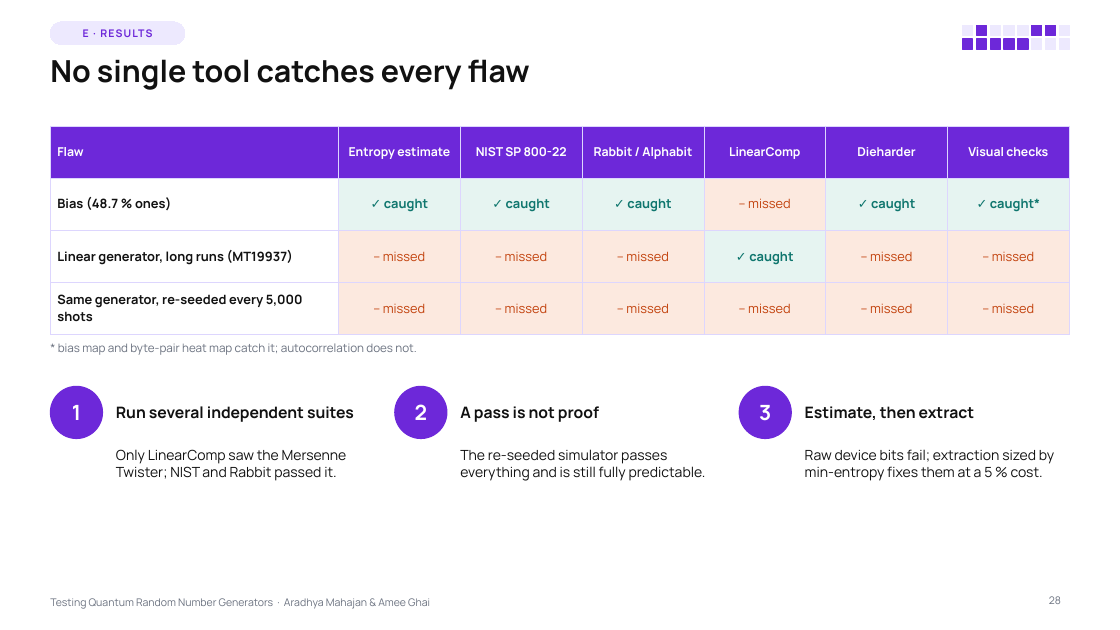
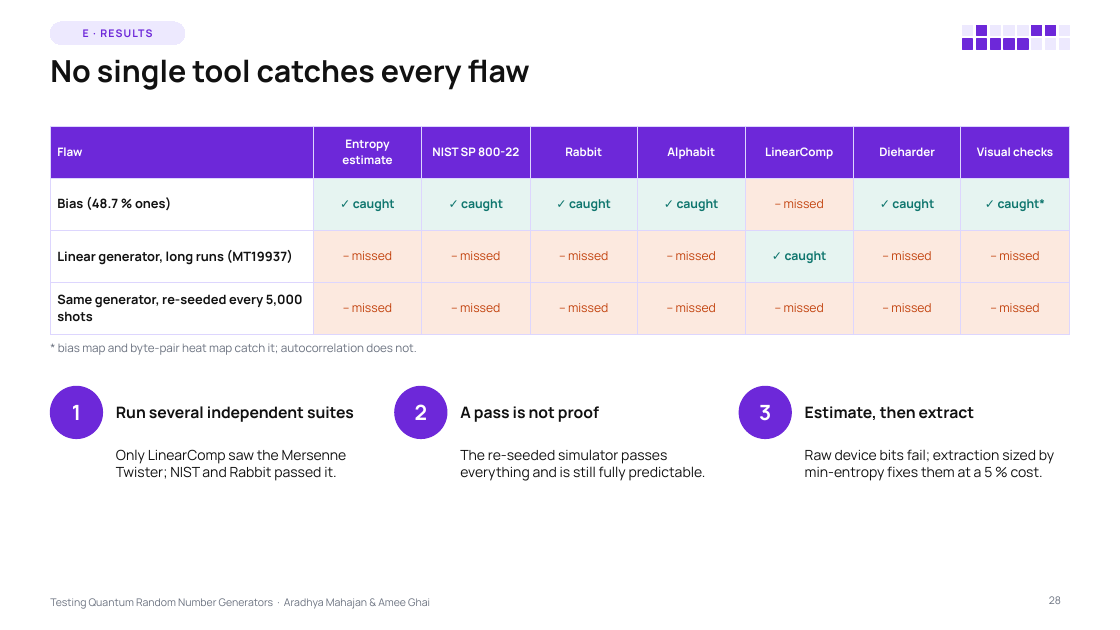
Before and after one commit to Aradhya2708/Quantum-RNG-Proj, a slide deck: slide 28 of presentation/QRNG_Testing_Lecture.pptx. Drawn at 1120x630 pixels with LibreOffice and Linux fonts; fonts in the diff are those of the drawing. Boxes give left, top, right and bottom in pixels: in the first picture for what was removed or moved away, otherwise in the second. Text is boxed around its words. In the diff, an @@ line names an element or a change of style, - is before the commit and + after.

```diff
--- a/presentation/QRNG_Testing_Lecture.pptx
+++ b/presentation/QRNG_Testing_Lecture.pptx
@@ table at box(50, 126, 1070, 325) @@
-column 4: Rabbit / Alphabit | ✓ caught | – missed | – missed
+column 4: Rabbit | ✓ caught | – missed | – missed
+column 5: Alphabit | ✓ caught | – missed | – missed
```
Also in this commit, not shown: 3 other slides changed, 1 other file.
